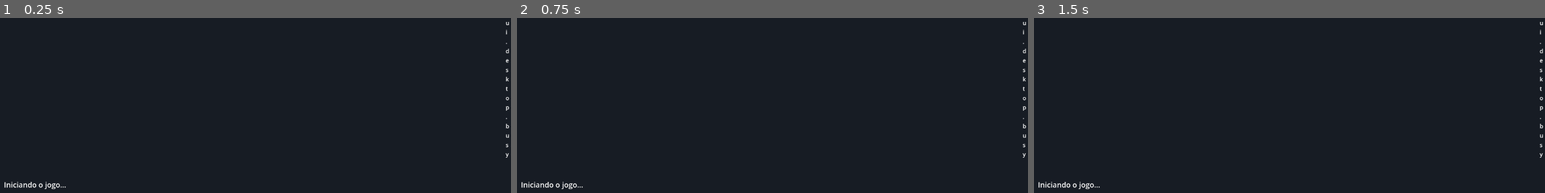
Above: before the commit, frames 1-3 (left to right).
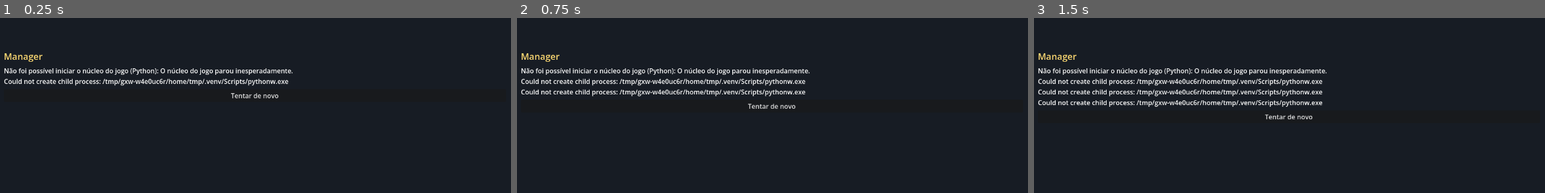
Above: after the commit, the same moments.

Repository: diasmpd/manager
Game: Godot game, scene res://scenes/main.tscn
The game is run twice, just before and just after one commit, with the same random seed, the same clock (stepped at 60 frames per second) and the same inputs.
Inputs (mouse positions are in pixels of both pictures, inside the frame that each line leads up to):
- Up to frame 1 (0.25 s): no input
- Up to frame 2 (0.75 s): click (772, 95) at 0.5 s, where only the run after the commit has a clickable "Tentar de novo"
- Up to frame 3 (1.5 s): click (1289, 105) at 1.25 s, where only the run after the commit has a clickable "Tentar de novo"

The runs differ from the first frame. In frame 1, 2.4% of the frame differs, in the area x 0-100%, y 2-98%; in frame 2, 3.3%; in frame 3, 4.1%.

Commit message:
fix(007): review follow-ups: pinned Godot hash, fast startup failure, safe close, role rule in core
Peer review of 007 (decisions under the owner's standing instruction):
- setup_client.ps1: the Godot zip's SHA-512 is pinned in the script; the
  release's sums file is only a cross-check and must agree.
- Core autoload: a core that dies while starting fails at once (no 30 s
  hello timeout) and the message carries its last stderr lines.
- Closing the window while a request runs shows "Salvando..." and waits
  for the answer (up to 60 s) before shutting the core down.
- The role-change rule (drop instructions the new roles lock) moves to
  the core: tactics.model.with_role, api.set_role, contract 1.1
  tactic.set_role. The TUI and the Godot client both use it.
- A screen left while loading stops quietly instead of erroring.
- Contract: version history and a packaging note on the repo path.
- Tests: the rule, the method, a broken core failing fast, closing while
  busy, and a role change through the core (client: 15 tests).

Co-Authored-By: Claude Opus 5.5 <noreply@anthropic.com>

Diff:
--- a/client/autoload/core.gd
+++ b/client/autoload/core.gd
@@ -125,18 +125,13 @@
 func _process(_delta: float) -> void:
 	if _io == null:
 		return
-	# drain stderr every frame: a full pipe would block the core on its next warning
-	if _err != null:
-		var diagnostics := _err.get_buffer(65536)
-		if diagnostics.size() > 0:
-			var text := diagnostics.get_string_from_utf8()
-			printerr("[core] ", text.strip_edges())
-			stderr_tail = (stderr_tail + text).right(4000)
+	_drain_stderr()
 	var chunk := _io.get_buffer(65536)
 	if chunk.size() > 0:
 		_buffer.append_array(chunk)
 		_drain()
-	if state == "ready" and _pid > 0 and not OS.is_process_running(_pid):
+	# a core that dies while starting (broken .venv, import error) fails at once, with its error
+	if state in ["starting", "ready"] and _pid > 0 and not OS.is_process_running(_pid):
 		_lost()
 
 
@@ -177,13 +172,35 @@
 		_answer(id, {"error": {"code": "P901", "message": LOCAL["no_answer"]}})
 
 
+## Drain stderr: a full pipe would block the core on its next warning; keep the tail for reports.
+func _drain_stderr() -> void:
+	if _err == null:
+		return
+	var diagnostics := _err.get_buffer(65536)
+	if diagnostics.size() > 0:
+		var text := diagnostics.get_string_from_utf8()
+		printerr("[core] ", text.strip_edges())
+		stderr_tail = (stderr_tail + text).right(4000)
+
+
+## The last few lines the core wrote to stderr (why it stopped), for the owner.
+func last_diagnostics(lines := 3) -> String:
+	var all := stderr_tail.strip_edges().split("\n", false)
+	return "\n".join(all.slice(max(0, all.size() - lines)))
+
+
 func _lost() -> void:
+	_drain_stderr()
+	var message: String = LOCAL["lost"]
+	var why := last_diagnostics()
+	if not why.is_empty():
+		message += "\n" + why
 	for id in _pending.keys():
-		_answer(id, {"error": {"code": "P902", "message": LOCAL["lost"]}})
+		_answer(id, {"error": {"code": "P902", "message": message}})
 	_io = null
 	_err = null
 	_pid = -1
-	_fail(LOCAL["lost"])
+	_fail(message)
 
 
 func _fail(message: String) -> bool:
--- a/client/scenes/main.gd
+++ b/client/scenes/main.gd
@@ -37,6 +37,8 @@
 var _message: Label
 var _ready_to_play := false
 var _navigating_back := false
+var _closing := false
+const CLOSE_WAIT_MS := 60000  # a whole-season continue can take a few seconds
 
 
 func _ready() -> void:
@@ -127,8 +129,22 @@
 
 func _notification(what: int) -> void:
 	if what == NOTIFICATION_WM_CLOSE_REQUEST:
-		await Core.stop()  # the core saves the open career
+		await close_game()
 		get_tree().quit()
+
+
+## Let a running request finish (so its progress is saved), then shut the core down: it saves
+## the open career. Closing twice does nothing more.
+func close_game() -> void:
+	if _closing:
+		return
+	_closing = true
+	if Core.is_busy():
+		message(Core.t("ui.desktop.saving"))
+		var deadline := Time.get_ticks_msec() + CLOSE_WAIT_MS
+		while Core.is_busy() and Time.get_ticks_msec() < deadline:
+			await get_tree().process_frame
+	await Core.stop()
 
 
 # ---- layout ------------------------------------------------------------------------------------
--- a/client/scenes/screen.gd
+++ b/client/scenes/screen.gd
@@ -27,10 +27,15 @@
 		child.queue_free()
 
 
-## Ask the core; on an error, show its message and return null.
+## Ask the core; on an error, show its message and return null. A screen the owner has already
+## left (navigation removes it while it may still be loading) stops quietly: null, no message.
 func ask(method: String, params: Dictionary = {}) -> Variant:
+	if not is_inside_tree():
+		return null
 	var core = get_node("/root/Core")
 	var answer: Dictionary = await core.request(method, params)
+	if not is_inside_tree():
+		return null
 	if answer.has("error"):
 		main.message(UI.error_text(answer))
 		return null
--- a/client/scenes/screens/tactics.gd
+++ b/client/scenes/screens/tactics.gd
@@ -275,10 +275,13 @@
 		choices.append(r["id"])
 	if choices.is_empty():
 		return
-	slot[phase + "_role"] = _next(choices, slot[phase + "_role"])
-	var locked := _locked(slot)  # instructions the new roles lock are no longer the player's
-	slot["instructions"] = slot["instructions"].filter(func(pair): return not locked.has(pair[0]))
-	_render()
+	# the core applies the change, including the instructions the new roles lock (one rule
+	# for every client, Constitution III)
+	var changed = await ask("tactic.set_role", {"tactic": _tactic, "slot": slot["slot"],
+			"phase": phase, "role_id": _next(choices, slot[phase + "_role"])})
+	if changed != null:
+		_tactic = changed
+		_render()
 
 
 func _cycle_player_instruction() -> void:
--- a/client/tests/test_core.gd
+++ b/client/tests/test_core.gd
@@ -8,6 +8,24 @@
 	t.check(Core.compatible("1.7"), "a newer minor is compatible")
 	t.check(not Core.compatible("2.0"), "another major is refused")
 	t.check(not Core.compatible("garbage"), "nonsense is refused")
+
+
+func test_a_broken_core_fails_at_once_and_says_why(t) -> void:
+	var Core = t.core()
+	var broken := OS.get_user_data_dir().path_join("broken_core")
+	DirAccess.make_dir_recursive_absolute(broken.path_join("manager_core"))
+	var init := FileAccess.open(broken.path_join("manager_core/__init__.py"), FileAccess.WRITE)
+	init.store_string("raise ImportError('core quebrado para o teste')\n")
+	init.close()
+	var previous := OS.get_environment("PYTHONPATH")
+	OS.set_environment("PYTHONPATH", broken)
+	var started := Time.get_ticks_msec()
+	var ok: bool = await Core.start()
+	var elapsed := Time.get_ticks_msec() - started
+	OS.set_environment("PYTHONPATH", previous)
+	t.check(not ok and Core.state == "failed", "a broken core fails")
+	t.check(elapsed < 15000, "fails at once, not after the 30 s hello timeout (%d ms)" % elapsed)
+	t.check(Core.failure.contains("core quebrado para o teste"), "says why: " + Core.failure)
 
 
 func test_start_and_hello(t) -> void:
--- a/client/tests/test_screens.gd
+++ b/client/tests/test_screens.gd
@@ -121,7 +121,32 @@
 	t.check(moved, "on to the next stop")
 
 
+func test_a_role_change_goes_through_the_core(t) -> void:
+	await main.show_screen("tactics")
+	var screen = main.current
+	UI.select_key(screen._slots, 1)
+	var before: String = screen._tactic["slots"][1]["ip_role"]
+	await screen._cycle_role("ip")
+	t.check(screen._tactic["slots"][1]["ip_role"] != before, "the IP role changed")
+
+
+func test_closing_while_busy_waits_for_the_answer(t) -> void:
+	await main.show_screen("home")
+	var finished := [false]
+	var long_request := func():
+		await t.core().request("career.continue", {"to_season_end": true})
+		finished[0] = true
+	long_request.call()
+	await main.close_game()
+	t.check(finished[0], "the running request was answered before the core stopped")
+	t.check(t.core().state == "closed", "the core is closed")
+
+
 func test_change_the_mentality(t) -> void:
+	main._closing = false
+	await t.core().start()
+	var reopened: Dictionary = await t.core().request("career.open", {"name": "janela"})
+	t.check(reopened.has("result"), "career reopened after closing")
 	var before: Dictionary = await t.core().request("tactic.current")
 	await main.show_screen("tactics")
 	var screen = main.current
Not shown, changed: contracts/local-api.md
Not shown, changed: core/src/manager_core/api.py
Not shown, changed: core/src/manager_core/i18n/pt_BR.py
Not shown, changed: core/src/manager_core/server/methods.py
Not shown, changed: core/src/manager_core/tactics/model.py
Not shown, changed: core/tests/integration/test_server_methods.py
Not shown, changed: core/tests/unit/test_tactics_model.py
Not shown, changed: tools/setup_client.ps1
Not shown, changed: tui/src/manager_tui/app.py
